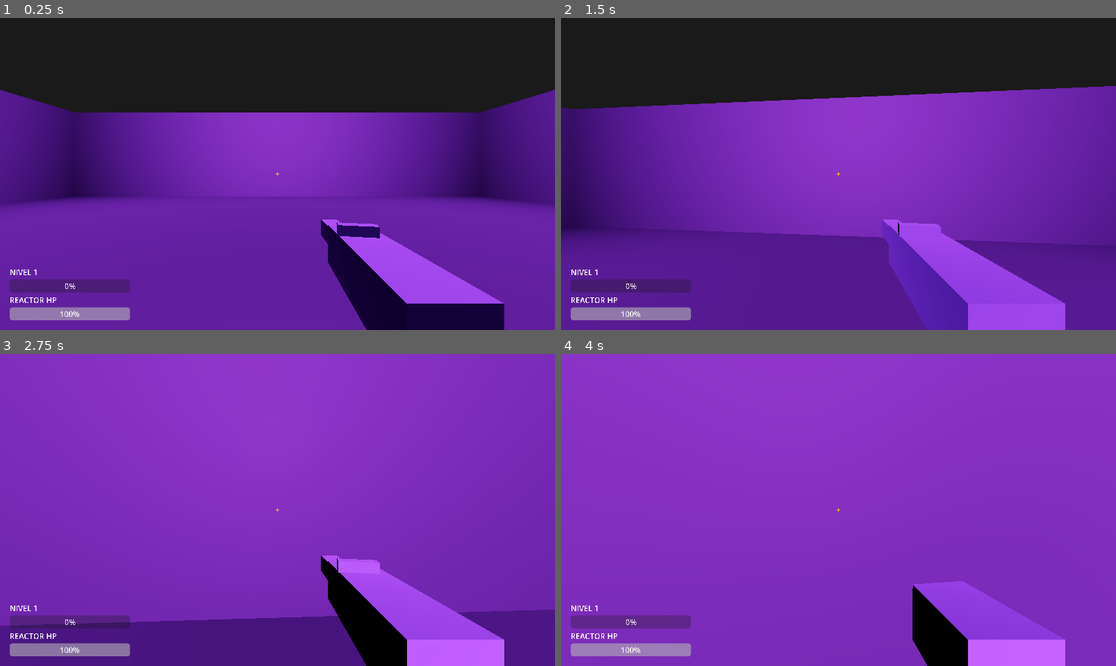
Above: before the commit, frames 1-4 (two rows, left to right).
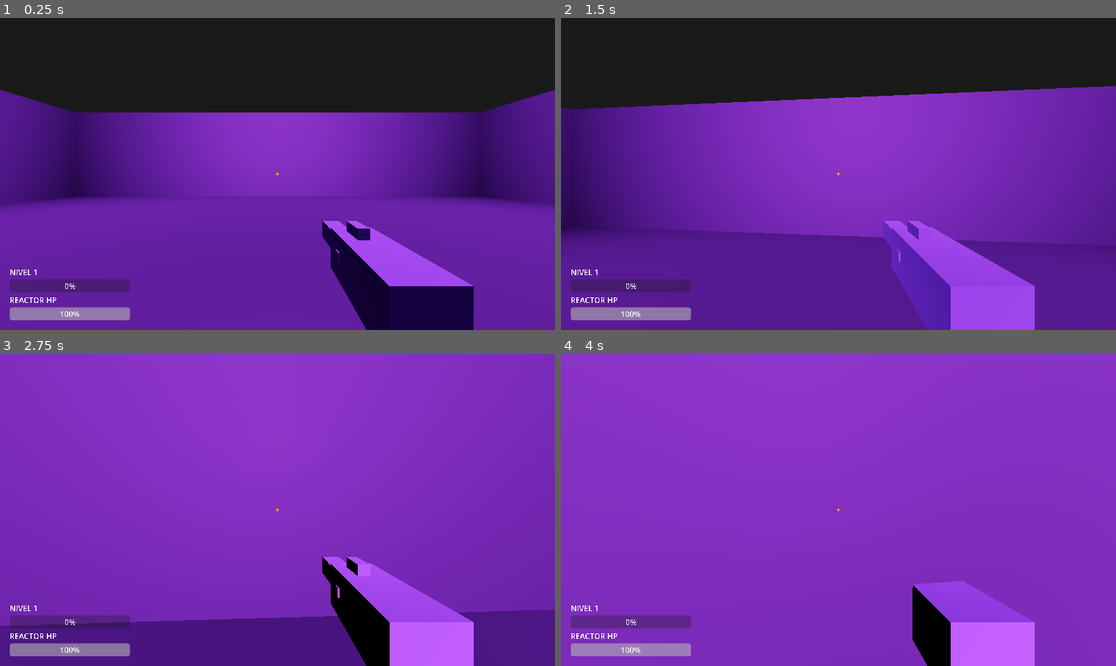
Above: after the commit, the same moments.

Repository: vTrxn/COREBREAKER
Game: Godot game, scene res://Mundo.tscn
Same seed, same stepped clock (60 frames per second), same inputs: the game is played once before the commit and once after it. Sound files missing from this copy of the repository are replaced by a short silence.
Inputs (mouse positions are in pixels of both pictures, inside the frame that each line leads up to):
- Up to frame 1 (0.25 s): no input
- Up to frame 2 (1.5 s): tap Enter at 0.5 s; move the mouse to (866, 174) at 0.52 s; hold W (move_up) from 0.53 s (still down); tap Shift (dash) at 0.6 s; tap Space (saltar) at 0.77 s; move the mouse to (810, 174) at 1.27 s; tap Ctrl (deslizar) at 1.35 s
- Up to frame 3 (2.75 s): keep holding W (move_up); tap Space (saltar) at 1.52 s; move the mouse to (288, 503) at 2.02 s; press the mouse at (288, 503) at 2.03 s
- Up to frame 4 (4 s): keep holding W (move_up); move the mouse to (832, 516) at 2.77 s; release the mouse at (832, 516) at 2.78 s; tap T at 2.85 s; tap Space (saltar) at 3.02, 3.77 s; move the mouse to (877, 513) at 3.52 s; tap 1 at 3.6 s

The runs differ from the first frame. In frame 1, 1.7% of the frame differs, in the area x 57-91%, y 64-100%; in frame 2, 1.2%; in frame 3, 1.9%; in frame 4, 1.7%.

Commit message:
se cambio bala a cubo amarillo rapido

Diff:
--- a/BalaJugador.tscn
+++ b/BalaJugador.tscn
@@ -1,26 +1,17 @@
-[gd_scene load_steps=7 format=3]
+[gd_scene load_steps=5 format=3]
 
 [ext_resource type="Script" path="res://scripts/bala_jugador.gd" id="1_bala"]
 
-[sub_resource type="SphereShape3D" id="SphereShape3D_1"]
-radius = 0.2
+[sub_resource type="BoxShape3D" id="BoxShape3D_1"]
+size = Vector3(0.25, 0.25, 0.25)
 
 [sub_resource type="StandardMaterial3D" id="StandardMaterial3D_glow"]
 shading_mode = 0
 albedo_color = Color(1, 0.717647, 0.0117647, 1)
 
-[sub_resource type="SphereMesh" id="SphereMesh_cabeza"]
+[sub_resource type="BoxMesh" id="BoxMesh_cubo"]
 material = SubResource("StandardMaterial3D_glow")
-radius = 0.12
-height = 0.24
-
-[sub_resource type="StandardMaterial3D" id="StandardMaterial3D_trail"]
-shading_mode = 0
-albedo_color = Color(1, 0.717647, 0.0117647, 0.85)
-
-[sub_resource type="BoxMesh" id="BoxMesh_trail"]
-material = SubResource("StandardMaterial3D_trail")
-size = Vector3(0.08, 0.08, 1.2)
+size = Vector3(0.25, 0.25, 0.25)
 
 [node name="BalaJugador" type="Area3D"]
 collision_layer = 2
@@ -28,16 +19,12 @@
 script = ExtResource("1_bala")
 
 [node name="CollisionShape3D" type="CollisionShape3D" parent="."]
-shape = SubResource("SphereShape3D_1")
+shape = SubResource("BoxShape3D_1")
 
-[node name="MeshCabeza" type="MeshInstance3D" parent="."]
-mesh = SubResource("SphereMesh_cabeza")
-
-[node name="MeshTrayectoria" type="MeshInstance3D" parent="."]
-transform = Transform3D(1, 0, 0, 0, 1, 0, 0, 0, 1, 0, 0, 0.6)
-mesh = SubResource("BoxMesh_trail")
+[node name="MeshCubo" type="MeshInstance3D" parent="."]
+mesh = SubResource("BoxMesh_cubo")
 
 [node name="LuzBala" type="OmniLight3D" parent="."]
 light_color = Color(1, 0.717647, 0.0117647, 1)
-light_energy = 2.5
-omni_range = 4.0
+light_energy = 2.0
+omni_range = 3.0
--- a/Jugador.tscn
+++ b/Jugador.tscn
@@ -17,7 +17,7 @@
 height = 1.8
 
 [sub_resource type="BoxMesh" id="BoxMesh_arma"]
-size = Vector3(0.12, 0.12, 0.39833984)
+size = Vector3(0.12, 0.12, 0.32075197)
 
 [sub_resource type="StandardMaterial3D" id="StandardMaterial3D_arma"]
 albedo_color = Color(0.22, 0.24, 0.28, 1)
@@ -51,8 +51,14 @@
 mesh = SubResource("BoxMesh_arma")
 surface_material_override/0 = SubResource("StandardMaterial3D_arma")
 
+[node name="Arma3" type="MeshInstance3D" parent="Camera3D/Arma" unique_id=802650950]
+transform = Transform3D(-0.00089443306, 0, -0.199998, 0, 0.2, 0, 0.199998, 0, -0.00089443306, -0.031807303, 0.0048906803, -0.08712727)
+mesh = SubResource("BoxMesh_arma")
+skeleton = NodePath("../Arma")
+surface_material_override/0 = SubResource("StandardMaterial3D_arma")
+
 [node name="Arma2" type="MeshInstance3D" parent="Camera3D/Arma" unique_id=46061042]
-transform = Transform3D(-0.044188097, 0, -0.24606384, 0, 0.25, 0, 0.24606384, 0, -0.044188097, -0.010767683, 0.07263148, -0.08087534)
+transform = Transform3D(0.25, 0, 0, 0, 0.25, 0, 0, 0, 0.25, -0.010767683, 0.07263148, -0.08087534)
 mesh = SubResource("BoxMesh_arma")
 skeleton = NodePath("../Arma")
 surface_material_override/0 = SubResource("StandardMaterial3D_arma")
--- a/scripts/bala_jugador.gd
+++ b/scripts/bala_jugador.gd
@@ -1,8 +1,8 @@
 class_name BalaJugador
 extends Area3D
-@export var vel: float = 38.0
+@export var vel: float = 76.0
 @export var dmg: float = 15.0
-@export var rango_max: float = 25.0
+@export var rango_max: float = 30.0
 var dir: Vector3 = Vector3.FORWARD
 var dist_viajada: float = 0.0
 var p: CharacterBody3D = null
